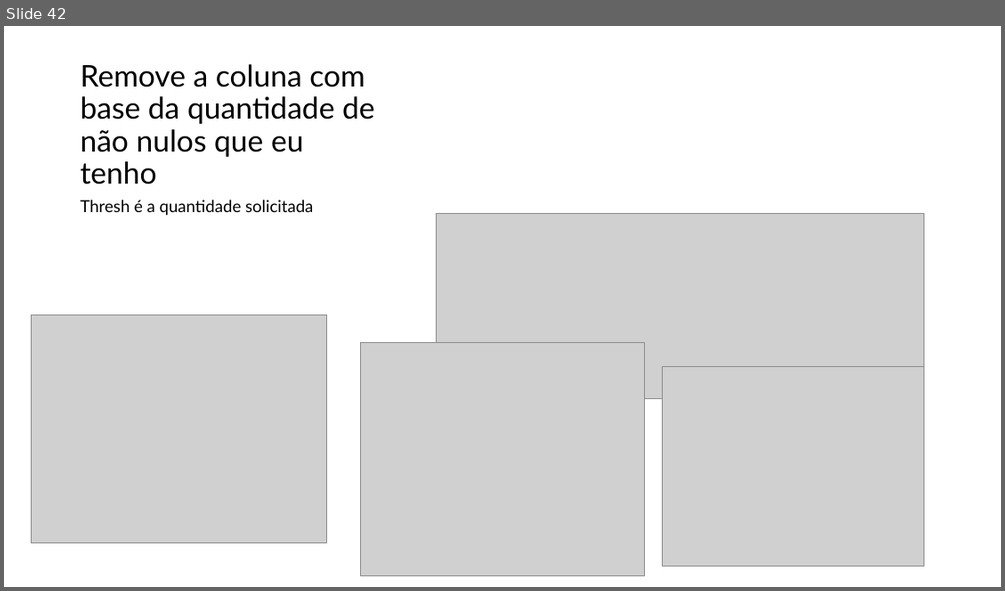
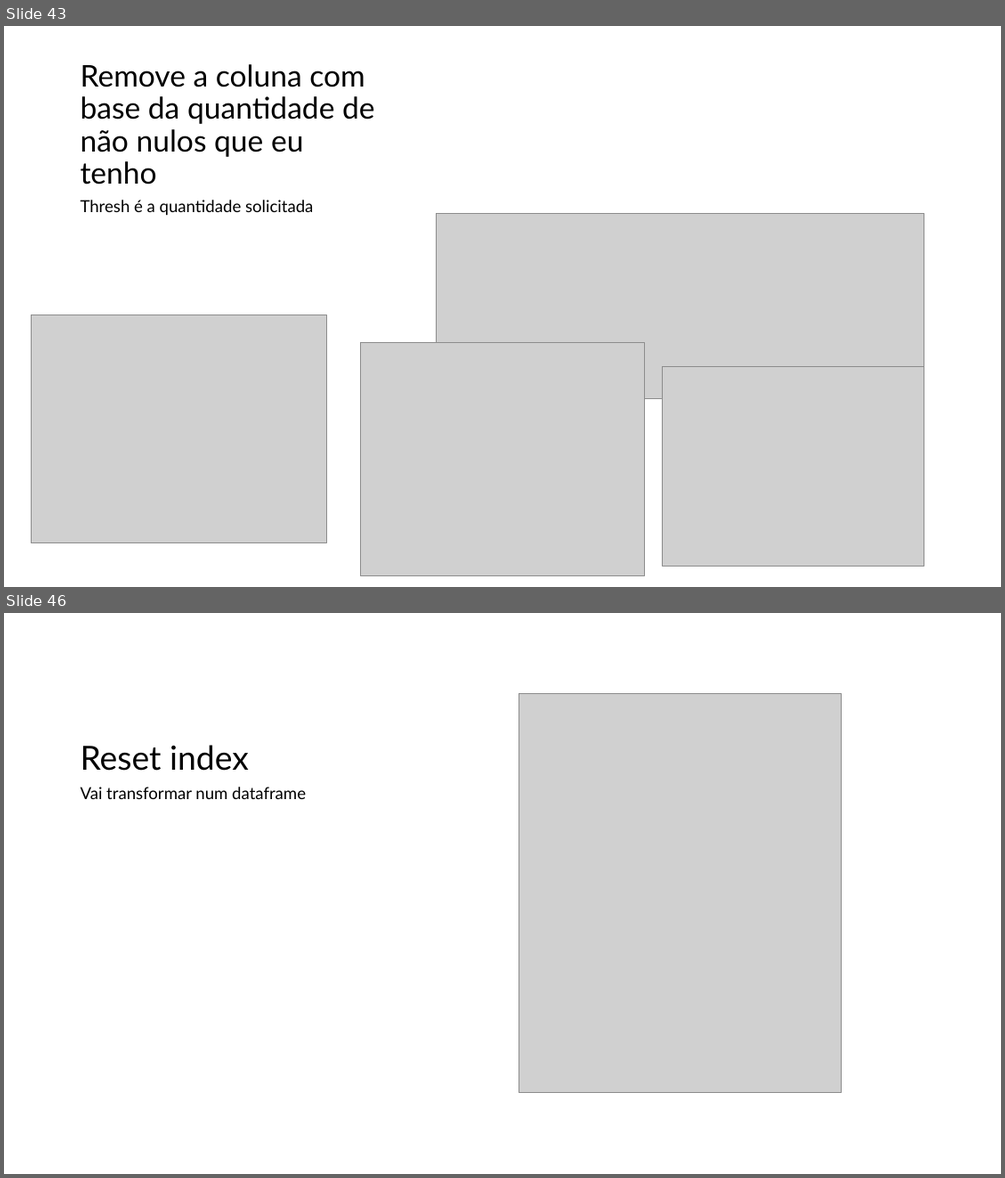
Before and after one commit to augluiz/OlaMundo, a slide deck: python.pptx. Shown one above the other, each under a label of ours: slide 42 before the commit, slides 43 and 46 after it; the slides between them are not shown. The pictures are 1005x591 and 1005x1178 pixels, drawn with LibreOffice and Linux fonts; fonts in the diff are those of the drawing; grey boxes stand for pictures. Boxes give left, top, right and bottom in pixels: in the first picture for what was removed or moved away, otherwise in the second. Text is boxed around its words. In the diff, an @@ line names an element or a change of style, - is before the commit and + after.

```diff
--- a/python.pptx
+++ b/python.pptx
@@ slide 46 added at box(4, 613, 1001, 1174), background #FFFFFF @@
@@ picture added at box(519, 694, 841, 1093) @@
@@ title added at box(81, 745, 249, 771), 32 pt, text #000000 @@
+Reset index
@@ text added at box(81, 787, 306, 799), 16 pt, text #000000 @@
+Vai transformar num dataframe
@@ what was slide 42 is now slide 43 @@
```
Also in this commit, not shown: 10 other slides added.
